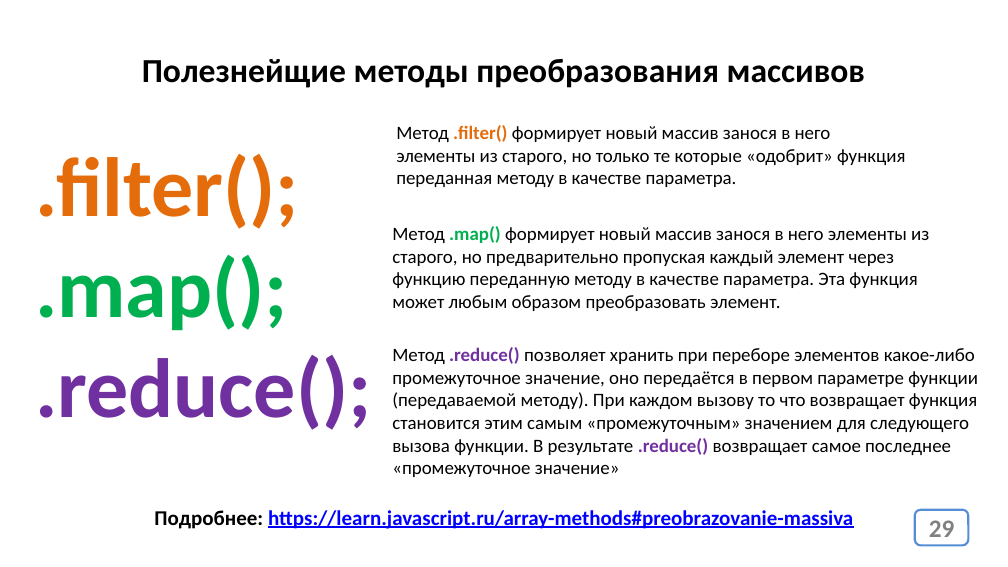
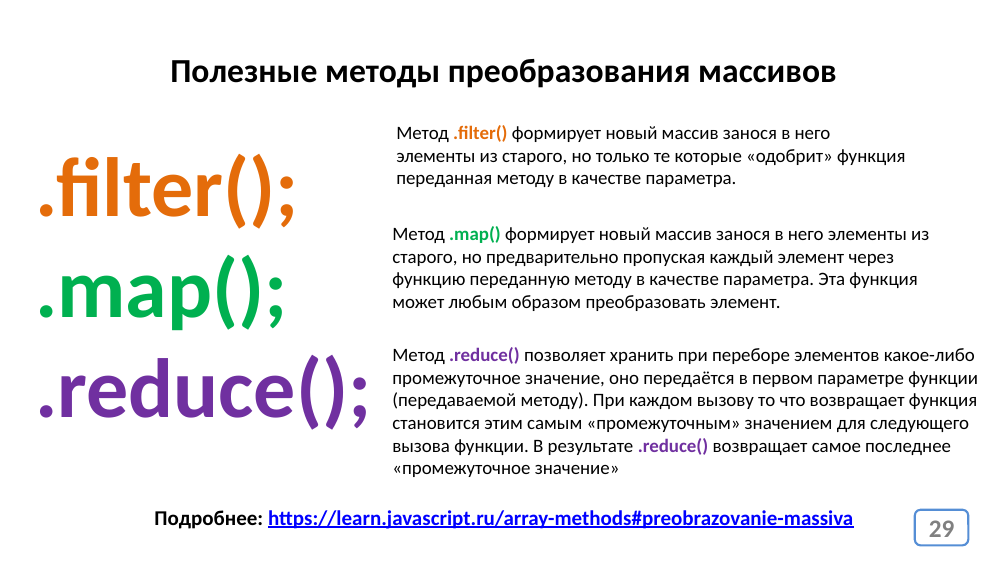
Before and after one commit to js-14-ort-dnipro/lesson02, a slide deck: slide 29 of lesson02.pptx. Drawn at 1008x567 pixels with LibreOffice and Linux fonts; fonts in the diff are those of the drawing. Boxes give left, top, right and bottom in pixels: in the first picture for what was removed or moved away, otherwise in the second. Text is boxed around its words. In the diff, an @@ line names an element or a change of style, - is before the commit and + after.

```diff
--- a/lesson02.pptx
+++ b/lesson02.pptx
@@ title at (x1=170, y1=59, x2=836, y2=88): text changed @@
-Полезнейщие методы преобразования массивов
+Полезные методы преобразования массивов
```
Also in this commit, not shown: 1 other slide changed, 1 other file.
